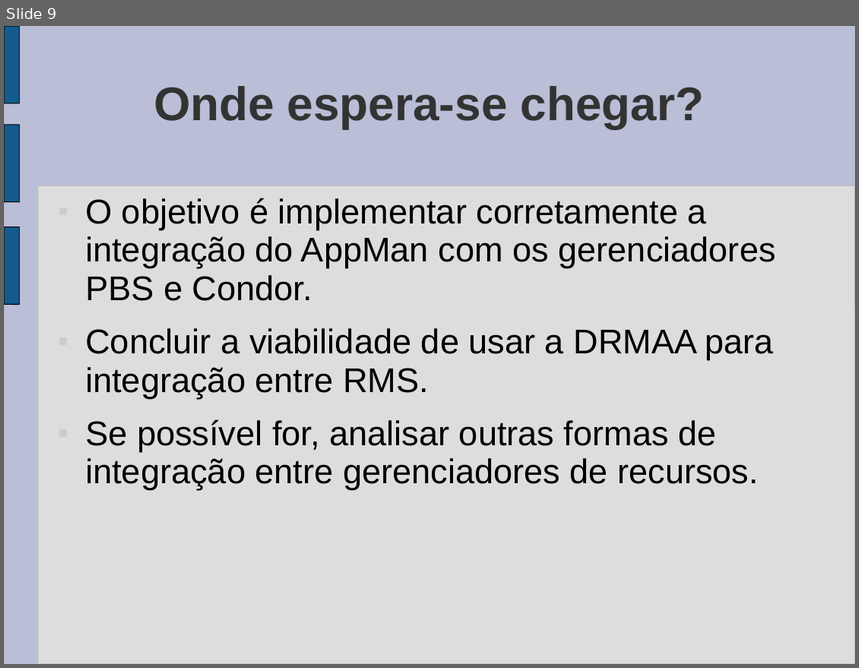
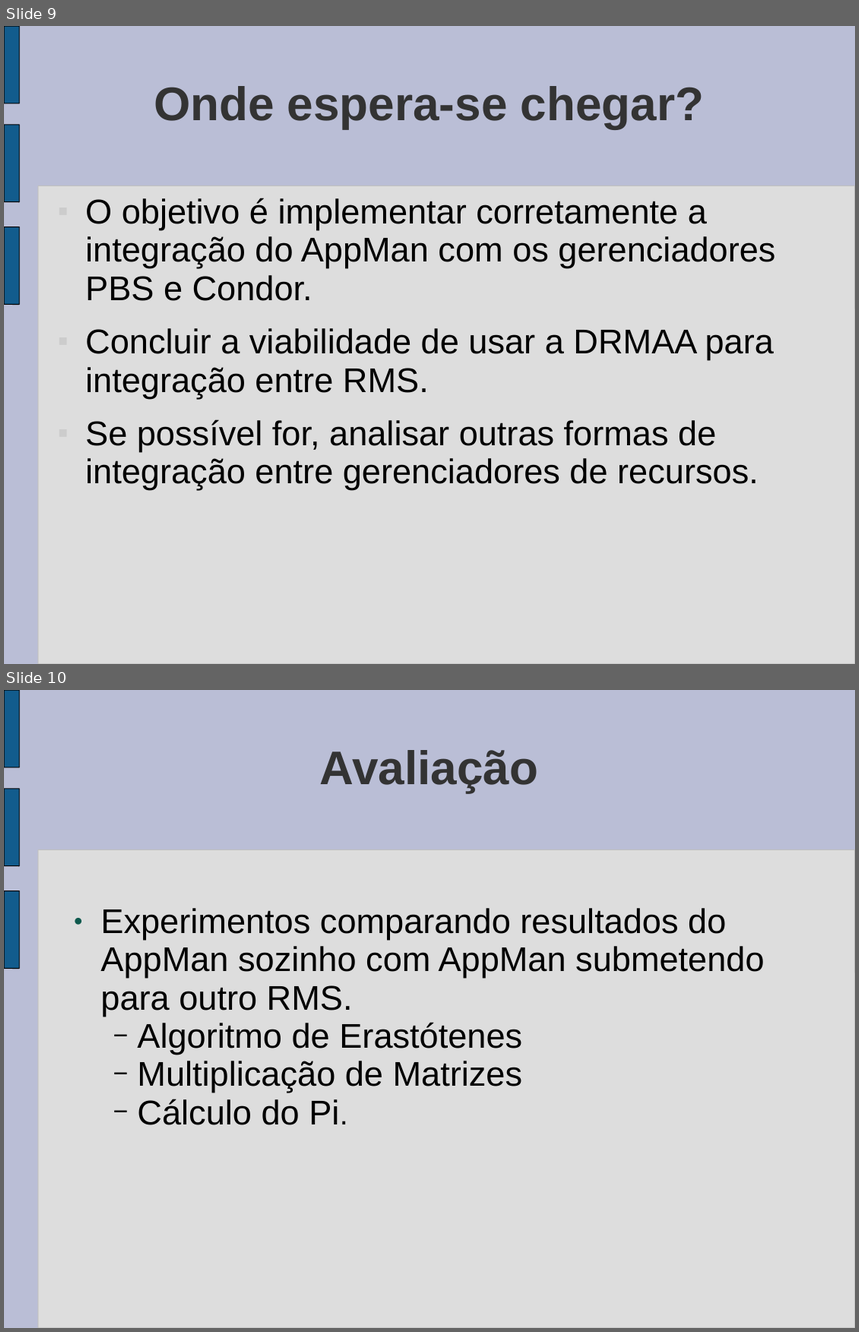
Before and after one commit to tonismar/tcc-tonismar, a slide deck: TCC/Monografia/SeminarioAndamento.ppt. Shown one above the other, each under a label of ours: slide 9 before the commit, slides 9 and 10 after it. The pictures are 859x668 and 859x1332 pixels, drawn with LibreOffice and Linux fonts; fonts in the diff are those of the drawing. Boxes give left, top, right and bottom in pixels: in the first picture for what was removed or moved away, otherwise in the second. Text is boxed around its words. In the diff, an @@ line names an element or a change of style, - is before the commit and + after.

```diff
--- a/TCC/Monografia/SeminarioAndamento.ppt
+++ b/TCC/Monografia/SeminarioAndamento.ppt
@@ slide 10 added at [4, 690, 855, 1328], background #BABED6; not listed: 4 template elements that a slide beside it also shows @@
@@ title added at [320, 750, 538, 793], 44 pt, text #333333, bold @@
+Avaliação
@@ text added at [101, 908, 764, 1125], 32 pt, text #000000 @@
+● Experimentos comparando resultados do AppMan sozinho com AppMan submetendo para outro RMS.
+  − Algoritmo de Erastótenes
+  − Multiplicação de Matrizes
+  − Cálculo do Pi.
```
Also in this commit, not shown: 1 other slide added, 2 slides removed, 14 other files.
